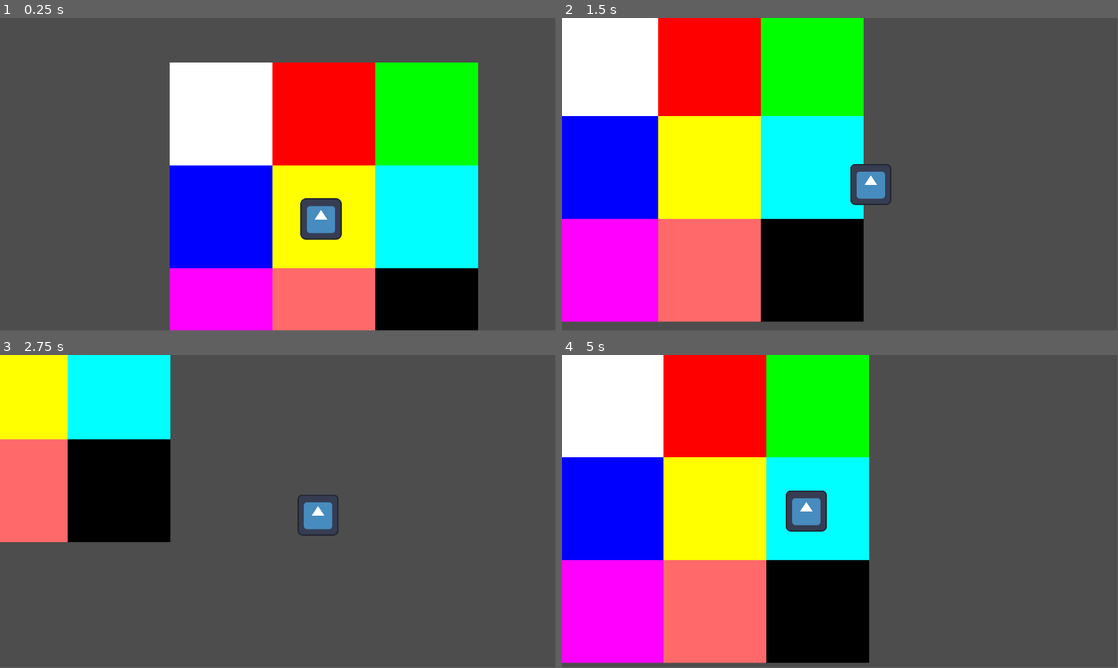
Above: before the commit, frames 1-4 (two rows, left to right).
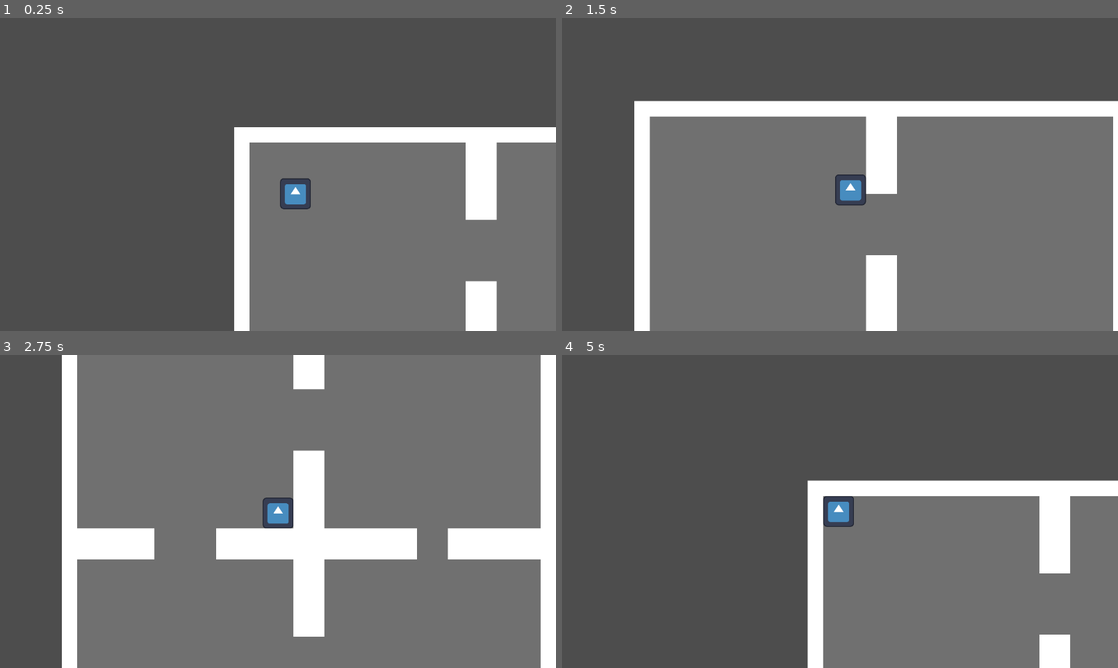
Above: after the commit, the same moments.

Repository: vyxul/Shadow-Eclipse
Game: Godot game, scene res://Scenes/Levels/Prison/PrisonLevel.tscn
Same seed, same stepped clock (60 frames per second), same inputs: the game is played once before the commit and once after it. The engine's default icon, where the game draws it, is replaced by a stand-in: a white triangle on a blue panel in a dark square.
Inputs:
- Up to frame 1 (0.25 s): no input
- Up to frame 2 (1.5 s): hold D (right) 0.53-1.28 s; hold Shift (shift) 0.53-1.28 s; hold S (down) from 1.28 s (still down); tap Shift (shift) at 1.35 s
- Up to frame 3 (2.75 s): release S (down) at 2.03 s; hold D (right) from 2.03 s (still down); hold Shift (shift) from 2.03 s (still down)
- Up to frame 4 (5 s): release D (right) at 2.78 s; release Shift (shift) at 2.78 s; hold W (up) 2.78-3.53 s; tap Shift (shift) at 2.85, 4.35 s; hold Shift (shift) 3.53-4.28 s; hold A (left) from 3.53 s (still down)
In our replay, the window is 799x449 before the commit and 800x450 after it. These sizes can differ from the game's own. Grey fills any space a smaller window leaves; there, only what the larger window draws over its background counts as a difference.

The runs differ from the first frame. In frame 1, 56% of the frame differs, in the area x 0-100%, y 0-100%; in frame 2, 87%; in frame 3, 95%; in frame 4, 81%.

Commit message:
Added player collision box and test map

Diff:
--- a/Scenes/Levels/Prison/PrisonLevel.tscn
+++ b/Scenes/Levels/Prison/PrisonLevel.tscn
@@ -1,69 +1,399 @@
-[gd_scene load_steps=3 format=3 uid="uid://oticknl55wsx"]
+[gd_scene load_steps=13 format=3 uid="uid://oticknl55wsx"]
 
 [ext_resource type="PackedScene" uid="uid://cfngkauom0ub5" path="res://Scenes/Player/player_camera_2d.tscn" id="1_8rapg"]
 [ext_resource type="PackedScene" uid="uid://cf2x6amj6vpyd" path="res://Scenes/Player/player.tscn" id="1_r4tet"]
 
+[sub_resource type="RectangleShape2D" id="RectangleShape2D_33pkm"]
+size = Vector2(1024, 32)
+
+[sub_resource type="RectangleShape2D" id="RectangleShape2D_3q38y"]
+size = Vector2(1024, 32)
+
+[sub_resource type="RectangleShape2D" id="RectangleShape2D_a2tyc"]
+size = Vector2(32, 1024)
+
+[sub_resource type="RectangleShape2D" id="RectangleShape2D_ecwms"]
+size = Vector2(32, 1024)
+
+[sub_resource type="RectangleShape2D" id="RectangleShape2D_klxff"]
+size = Vector2(64, 192)
+
+[sub_resource type="RectangleShape2D" id="RectangleShape2D_6u5mt"]
+size = Vector2(64, 192)
+
+[sub_resource type="RectangleShape2D" id="RectangleShape2D_hmkfb"]
+size = Vector2(192, 64)
+
+[sub_resource type="RectangleShape2D" id="RectangleShape2D_f3vap"]
+size = Vector2(192, 64)
+
+[sub_resource type="RectangleShape2D" id="RectangleShape2D_08rsn"]
+size = Vector2(416, 64)
+
+[sub_resource type="RectangleShape2D" id="RectangleShape2D_i2vxt"]
+size = Vector2(64, 385)
+
 [node name="PrisonLevel" type="Node"]
 
-[node name="TempBackground" type="Node" parent="."]
-
-[node name="ColorRect" type="ColorRect" parent="TempBackground"]
-offset_right = 320.0
-offset_bottom = 320.0
-
-[node name="ColorRect2" type="ColorRect" parent="TempBackground"]
-offset_left = 320.0
-offset_right = 640.0
-offset_bottom = 320.0
-color = Color(1, 0, 0, 1)
-
-[node name="ColorRect3" type="ColorRect" parent="TempBackground"]
-offset_left = 640.0
-offset_right = 960.0
-offset_bottom = 320.0
-color = Color(0, 1, 0, 1)
-
-[node name="ColorRect4" type="ColorRect" parent="TempBackground"]
-offset_top = 320.0
-offset_right = 320.0
-offset_bottom = 640.0
-color = Color(0, 0, 1, 1)
-
-[node name="ColorRect5" type="ColorRect" parent="TempBackground"]
-offset_left = 320.0
-offset_top = 320.0
-offset_right = 640.0
-offset_bottom = 640.0
-color = Color(1, 1, 0, 1)
-
-[node name="ColorRect6" type="ColorRect" parent="TempBackground"]
-offset_left = 640.0
-offset_top = 320.0
-offset_right = 960.0
-offset_bottom = 640.0
-color = Color(0, 1, 1, 1)
-
-[node name="ColorRect7" type="ColorRect" parent="TempBackground"]
-offset_top = 640.0
-offset_right = 320.0
-offset_bottom = 960.0
-color = Color(1, 0, 1, 1)
-
-[node name="ColorRect8" type="ColorRect" parent="TempBackground"]
-offset_left = 320.0
-offset_top = 640.0
-offset_right = 640.0
-offset_bottom = 960.0
-color = Color(1, 0.411765, 0.411765, 1)
-
-[node name="ColorRect9" type="ColorRect" parent="TempBackground"]
-offset_left = 640.0
-offset_top = 640.0
-offset_right = 960.0
-offset_bottom = 960.0
-color = Color(0, 0, 0, 1)
+[node name="PrototypeBackground" type="Control" parent="."]
+layout_mode = 3
+anchors_preset = 0
+offset_right = 40.0
+offset_bottom = 40.0
+
+[node name="TempRoomRect" type="ColorRect" parent="PrototypeBackground"]
+layout_mode = 0
+offset_right = 512.0
+offset_bottom = 512.0
+
+[node name="TempRoomInner" type="ColorRect" parent="PrototypeBackground/TempRoomRect"]
+layout_mode = 0
+offset_left = 32.0
+offset_top = 32.0
+offset_right = 480.0
+offset_bottom = 480.0
+color = Color(0.439216, 0.439216, 0.439216, 1)
+
+[node name="TempRoomRect2" type="ColorRect" parent="PrototypeBackground"]
+layout_mode = 0
+offset_left = 512.0
+offset_right = 1024.0
+offset_bottom = 512.0
+
+[node name="TempRoomInner" type="ColorRect" parent="PrototypeBackground/TempRoomRect2"]
+layout_mode = 0
+offset_left = 32.0
+offset_top = 32.0
+offset_right = 480.0
+offset_bottom = 480.0
+color = Color(0.439216, 0.439216, 0.439216, 1)
+
+[node name="TempRoomRect3" type="ColorRect" parent="PrototypeBackground"]
+layout_mode = 0
+offset_left = 512.0
+offset_top = 512.0
+offset_right = 1024.0
+offset_bottom = 1024.0
+
+[node name="TempRoomInner" type="ColorRect" parent="PrototypeBackground/TempRoomRect3"]
+layout_mode = 0
+offset_left = 32.0
+offset_top = 32.0
+offset_right = 480.0
+offset_bottom = 480.0
+color = Color(0.439216, 0.439216, 0.439216, 1)
+
+[node name="TempRoomRect4" type="ColorRect" parent="PrototypeBackground"]
+layout_mode = 0
+offset_top = 512.0
+offset_right = 512.0
+offset_bottom = 1024.0
+
+[node name="TempRoomInner" type="ColorRect" parent="PrototypeBackground/TempRoomRect4"]
+layout_mode = 0
+offset_left = 32.0
+offset_top = 32.0
+offset_right = 480.0
+offset_bottom = 480.0
+color = Color(0.439216, 0.439216, 0.439216, 1)
+
+[node name="RoomConnection" type="Control" parent="PrototypeBackground"]
+anchors_preset = 0
+offset_left = 480.0
+offset_top = 192.0
+offset_right = 480.0
+offset_bottom = 192.0
+metadata/_edit_group_ = true
+
+[node name="ColorRect" type="ColorRect" parent="PrototypeBackground/RoomConnection"]
+layout_mode = 0
+offset_right = 32.0
+offset_bottom = 32.0
+color = Color(0.439216, 0.439216, 0.439216, 1)
+
+[node name="ColorRect2" type="ColorRect" parent="PrototypeBackground/RoomConnection"]
+layout_mode = 0
+offset_left = 32.0
+offset_right = 64.0
+offset_bottom = 32.0
+color = Color(0.439216, 0.439216, 0.439216, 1)
+
+[node name="ColorRect3" type="ColorRect" parent="PrototypeBackground/RoomConnection"]
+layout_mode = 0
+offset_top = 32.0
+offset_right = 32.0
+offset_bottom = 64.0
+color = Color(0.439216, 0.439216, 0.439216, 1)
+
+[node name="ColorRect4" type="ColorRect" parent="PrototypeBackground/RoomConnection"]
+layout_mode = 0
+offset_left = 32.0
+offset_top = 32.0
+offset_right = 64.0
+offset_bottom = 64.0
+color = Color(0.439216, 0.439216, 0.439216, 1)
+
+[node name="RoomConnection5" type="Control" parent="PrototypeBackground"]
+anchors_preset = 0
+offset_left = 480.0
+offset_top = 255.0
+offset_right = 480.0
+offset_bottom = 255.0
+metadata/_edit_group_ = true
+
+[node name="ColorRect" type="ColorRect" parent="PrototypeBackground/RoomConnection5"]
+layout_mode = 0
+offset_right = 32.0
+offset_bottom = 32.0
+color = Color(0.439216, 0.439216, 0.439216, 1)
+
+[node name="ColorRect2" type="ColorRect" parent="PrototypeBackground/RoomConnection5"]
+layout_mode = 0
+offset_left = 32.0
+offset_right = 64.0
+offset_bottom = 32.0
+color = Color(0.439216, 0.439216, 0.439216, 1)
+
+[node name="ColorRect3" type="ColorRect" parent="PrototypeBackground/RoomConnection5"]
+layout_mode = 0
+offset_top = 32.0
+offset_right = 32.0
+offset_bottom = 64.0
+color = Color(0.439216, 0.439216, 0.439216, 1)
+
+[node name="ColorRect4" type="ColorRect" parent="PrototypeBackground/RoomConnection5"]
+layout_mode = 0
+offset_left = 32.0
+offset_top = 32.0
+offset_right = 64.0
+offset_bottom = 64.0
+color = Color(0.439216, 0.439216, 0.439216, 1)
+
+[node name="RoomConnection2" type="Control" parent="PrototypeBackground"]
+anchors_preset = 0
+offset_left = 480.0
+offset_top = 704.0
+offset_right = 480.0
+offset_bottom = 704.0
+metadata/_edit_group_ = true
+
+[node name="ColorRect" type="ColorRect" parent="PrototypeBackground/RoomConnection2"]
+layout_mode = 0
+offset_right = 32.0
+offset_bottom = 32.0
+color = Color(0.439216, 0.439216, 0.439216, 1)
+
+[node name="ColorRect2" type="ColorRect" parent="PrototypeBackground/RoomConnection2"]
+layout_mode = 0
+offset_left = 32.0
+offset_right = 64.0
+offset_bottom = 32.0
+color = Color(0.439216, 0.439216, 0.439216, 1)
+
+[node name="ColorRect3" type="ColorRect" parent="PrototypeBackground/RoomConnection2"]
+layout_mode = 0
+offset_top = 32.0
+offset_right = 32.0
+offset_bottom = 64.0
+color = Color(0.439216, 0.439216, 0.439216, 1)
+
+[node name="ColorRect4" type="ColorRect" parent="PrototypeBackground/RoomConnection2"]
+layout_mode = 0
+offset_left = 32.0
+offset_top = 32.0
+offset_right = 64.0
+offset_bottom = 64.0
+color = Color(0.439216, 0.439216, 0.439216, 1)
+
+[node name="RoomConnection7" type="Control" parent="PrototypeBackground"]
+anchors_preset = 0
+offset_left = 480.0
+offset_top = 768.0
+offset_right = 480.0
+offset_bottom = 768.0
+metadata/_edit_group_ = true
+
+[node name="ColorRect" type="ColorRect" parent="PrototypeBackground/RoomConnection7"]
+layout_mode = 0
+offset_right = 32.0
+offset_bottom = 32.0
+color = Color(0.439216, 0.439216, 0.439216, 1)
+
+[node name="ColorRect2" type="ColorRect" parent="PrototypeBackground/RoomConnection7"]
+layout_mode = 0
+offset_left = 32.0
+offset_right = 64.0
+offset_bottom = 32.0
+color = Color(0.439216, 0.439216, 0.439216, 1)
+
+[node name="ColorRect3" type="ColorRect" parent="PrototypeBackground/RoomConnection7"]
+layout_mode = 0
+offset_top = 32.0
+offset_right = 32.0
+offset_bottom = 64.0
+color = Color(0.439216, 0.439216, 0.439216, 1)
+
+[node name="ColorRect4" type="ColorRect" parent="PrototypeBackground/RoomConnection7"]
+layout_mode = 0
+offset_left = 32.0
+offset_top = 32.0
+offset_right = 64.0
+offset_bottom = 64.0
+color = Color(0.439216, 0.439216, 0.439216, 1)
+
+[node name="RoomConnection3" type="Control" parent="PrototypeBackground"]
+anchors_preset = 0
+offset_left = 192.0
+offset_top = 480.0
+offset_right = 192.0
+offset_bottom = 480.0
+metadata/_edit_group_ = true
+
+[node name="ColorRect" type="ColorRect" parent="PrototypeBackground/RoomConnection3"]
+layout_mode = 0
+offset_right = 32.0
+offset_bottom = 32.0
+color = Color(0.439216, 0.439216, 0.439216, 1)
+
+[node name="ColorRect2" type="ColorRect" parent="PrototypeBackground/RoomConnection3"]
+layout_mode = 0
+offset_left = 32.0
+offset_right = 64.0
+offset_bottom = 32.0
+color = Color(0.439216, 0.439216, 0.439216, 1)
+
+[node name="ColorRect3" type="ColorRect" parent="PrototypeBackground/RoomConnection3"]
+layout_mode = 0
+offset_top = 32.0
+offset_right = 32.0
+offset_bottom = 64.0
+color = Color(0.439216, 0.439216, 0.439216, 1)
+
+[node name="ColorRect4" type="ColorRect" parent="PrototypeBackground/RoomConnection3"]
+layout_mode = 0
+offset_left = 32.0
+offset_top = 32.0
+offset_right = 64.0
+offset_bottom = 64.0
+color = Color(0.439216, 0.439216, 0.439216, 1)
+
+[node name="RoomConnection6" type="Control" parent="PrototypeBackground"]
+anchors_preset = 0
+offset_left = 256.0
+offset_top = 480.0
+offset_right = 256.0
+offset_bottom = 480.0
+metadata/_edit_group_ = true
+
+[node name="ColorRect" type="ColorRect" parent="PrototypeBackground/RoomConnection6"]
+layout_mode = 0
+offset_right = 32.0
+offset_bottom = 32.0
+color = Color(0.439216, 0.439216, 0.439216, 1)
+
+[node name="ColorRect2" type="ColorRect" parent="PrototypeBackground/RoomConnection6"]
+layout_mode = 0
+offset_left = 32.0
+offset_right = 64.0
+offset_bottom = 32.0
+color = Color(0.439216, 0.439216, 0.439216, 1)
+
+[node name="ColorRect3" type="ColorRect" parent="PrototypeBackground/RoomConnection6"]
+layout_mode = 0
+offset_top = 32.0
+offset_right = 32.0
+offset_bottom = 64.0
+color = Color(0.439216, 0.439216, 0.439216, 1)
+
+[node name="ColorRect4" type="ColorRect" parent="PrototypeBackground/RoomConnection6"]
+layout_mode = 0
+offset_left = 32.0
+offset_top = 32.0
+offset_right = 64.0
+offset_bottom = 64.0
+color = Color(0.439216, 0.439216, 0.439216, 1)
+
+[node name="RoomConnection4" type="Control" parent="PrototypeBackground"]
+anchors_preset = 0
+offset_left = 736.0
+offset_top = 480.0
+offset_right = 736.0
+offset_bottom = 480.0
+metadata/_edit_group_ = true
+
+[node name="ColorRect" type="ColorRect" parent="PrototypeBackground/RoomConnection4"]
+layout_mode = 0
+offset_right = 32.0
+offset_bottom = 32.0
+color = Color(0.439216, 0.439216, 0.439216, 1)
+
+[node name="ColorRect2" type="ColorRect" parent="PrototypeBackground/RoomConnection4"]
+layout_mode = 0
+offset_left = 32.0
+offset_right = 64.0
+offset_bottom = 32.0
+color = Color(0.439216, 0.439216, 0.439216, 1)
+
+[node name="ColorRect3" type="ColorRect" parent="PrototypeBackground/RoomConnection4"]
+layout_mode = 0
+offset_top = 32.0
+offset_right = 32.0
+offset_bottom = 64.0
+color = Color(0.439216, 0.439216, 0.439216, 1)
+
+[node name="ColorRect4" type="ColorRect" parent="PrototypeBackground/RoomConnection4"]
+layout_mode = 0
+offset_left = 32.0
+offset_top = 32.0
+offset_right = 64.0
+offset_bottom = 64.0
+color = Color(0.439216, 0.439216, 0.439216, 1)
 
 [node name="Player_Camera2D" parent="." instance=ExtResource("1_8rapg")]
 
 [node name="Player" parent="." instance=ExtResource("1_r4tet")]
-position = Vector2(471, 487)
+position = Vector2(127, 138)
+scale = Vector2(0.5, 0.5)
+
+[node name="MapCollisions" type="StaticBody2D" parent="."]
+collision_mask = 0
+
+[node name="CollisionShape2D" type="CollisionShape2D" parent="MapCollisions"]
+position = Vector2(512, 16)
+shape = SubResource("RectangleShape2D_33pkm")
+
+[node name="CollisionShape2D2" type="CollisionShape2D" parent="MapCollisions"]
+position = Vector2(512, 1008)
+shape = SubResource("RectangleShape2D_3q38y")
+
+[node name="CollisionShape2D3" type="CollisionShape2D" parent="MapCollisions"]
+position = Vector2(16, 512)
+shape = SubResource("RectangleShape2D_a2tyc")
+
+[node name="CollisionShape2D4" type="CollisionShape2D" parent="MapCollisions"]
+position = Vector2(1008, 512)
+shape = SubResource("RectangleShape2D_ecwms")
+
+[node name="CollisionShape2D5" type="CollisionShape2D" parent="MapCollisions"]
+position = Vector2(512, 96)
+shape = SubResource("RectangleShape2D_klxff")
+
+[node name="CollisionShape2D6" type="CollisionShape2D" parent="MapCollisions"]
+position = Vector2(512, 928)
+shape = SubResource("RectangleShape2D_6u5mt")
+
+[node name="CollisionShape2D7" type="CollisionShape2D" parent="MapCollisions"]
+position = Vector2(96, 512)
+shape = SubResource("RectangleShape2D_hmkfb")
+
+[node name="CollisionShape2D8" type="CollisionShape2D" parent="MapCollisions"]
+position = Vector2(896, 512)
+shape = SubResource("RectangleShape2D_f3vap")
+
+[node name="CollisionShape2D9" type="CollisionShape2D" parent="MapCollisions"]
+position = Vector2(528, 512)
+shape = SubResource("RectangleShape2D_08rsn")
+
+[node name="CollisionShape2D10" type="CollisionShape2D" parent="MapCollisions"]
+position = Vector2(512, 511.5)
+shape = SubResource("RectangleShape2D_i2vxt")
--- a/Scenes/Player/player.tscn
+++ b/Scenes/Player/player.tscn
@@ -1,10 +1,19 @@
-[gd_scene load_steps=3 format=3 uid="uid://cf2x6amj6vpyd"]
+[gd_scene load_steps=4 format=3 uid="uid://cf2x6amj6vpyd"]
 
 [ext_resource type="Script" path="res://Scenes/Player/player.gd" id="1_n8ck6"]
 [ext_resource type="Texture2D" uid="uid://dl7m55vsr4oun" path="res://icon.svg" id="1_w7cit"]
 
+[sub_resource type="CapsuleShape2D" id="CapsuleShape2D_5t6u5"]
+radius = 64.0
+height = 128.0
+
 [node name="Player" type="CharacterBody2D" groups=["player"]]
+collision_layer = 2
+collision_mask = 5
 script = ExtResource("1_n8ck6")
 
 [node name="Sprite2D" type="Sprite2D" parent="."]
 texture = ExtResource("1_w7cit")
+
+[node name="CollisionShape2D" type="CollisionShape2D" parent="."]
+shape = SubResource("CapsuleShape2D_5t6u5")
--- a/project.godot
+++ b/project.godot
@@ -17,8 +17,9 @@
 
 [display]
 
-window/size/viewport_width=1728
-window/size/viewport_height=972
+window/size/window_width_override=1728
+window/size/window_height_override=972
+window/stretch/mode="viewport"
 
 [input]
 
@@ -47,3 +48,13 @@
 "events": [Object(InputEventKey,"resource_local_to_scene":false,"resource_name":"","device":-1,"window_id":0,"alt_press …(182 unchanged characters)…
 ]
 }
+
+[layer_names]
+
+2d_physics/layer_1="world"
+2d_physics/layer_2="player"
+2d_physics/layer_3="enemy"
+
+[rendering]
+
+textures/canvas_textures/default_texture_filter=0
